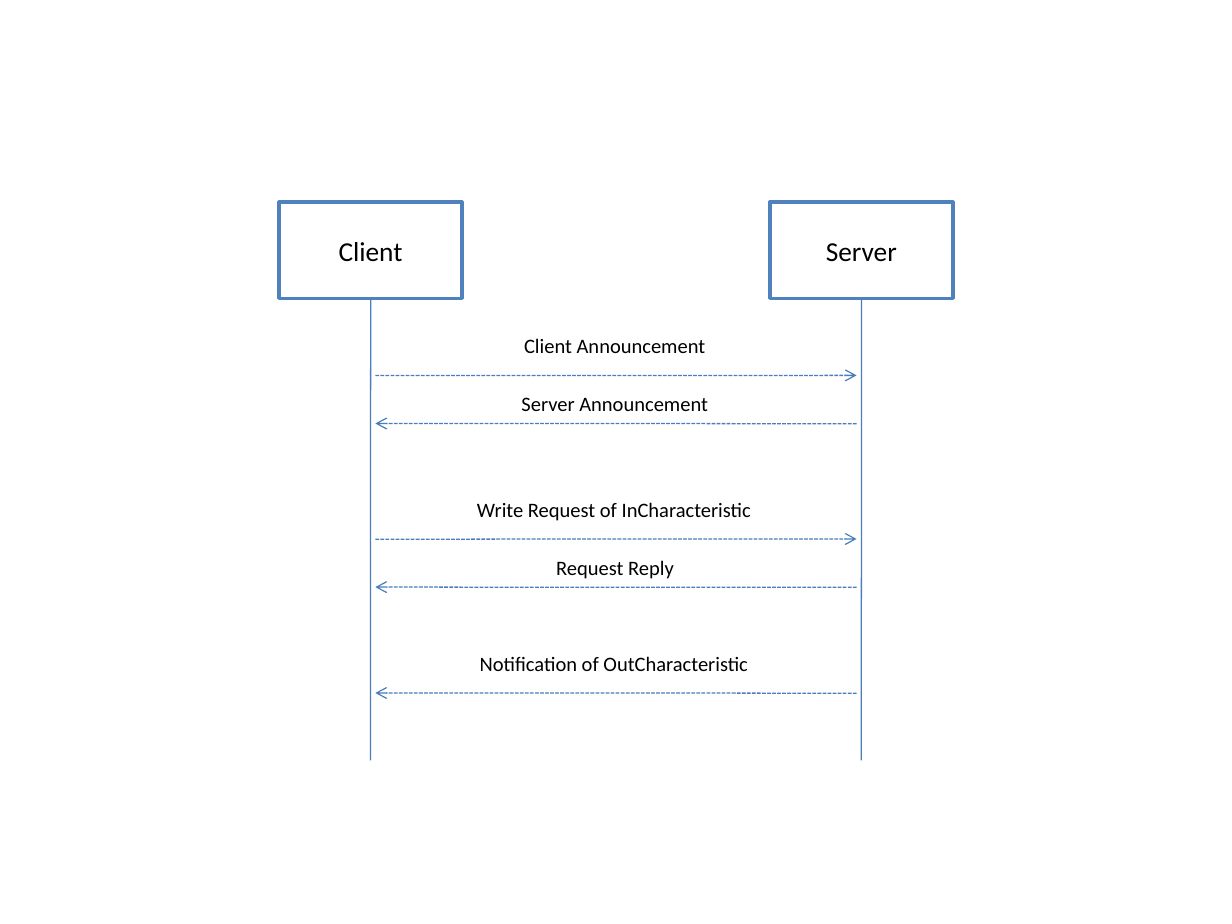
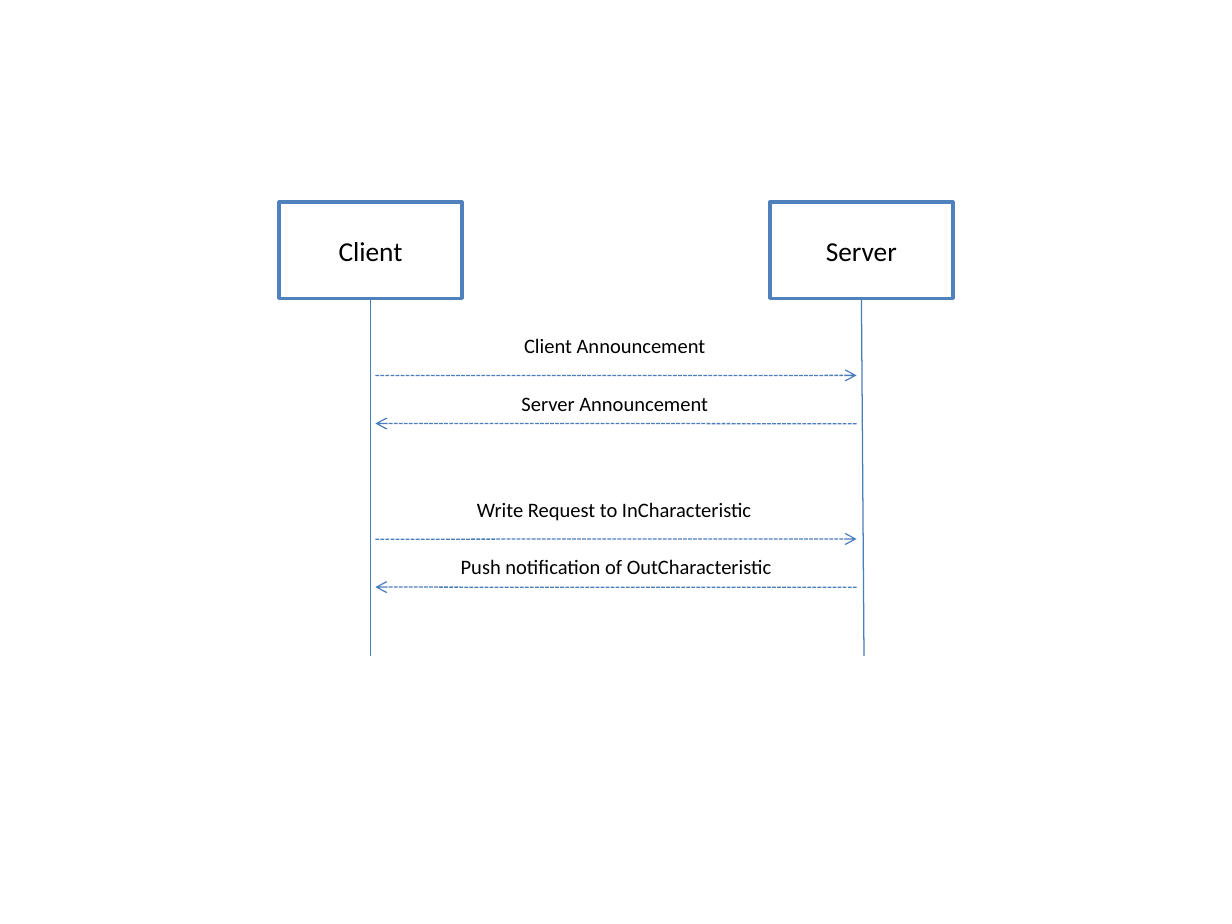
Before and after one commit to chennanoka/Thesis, a slide deck: slide 7 of ThesisImg.pptx (slide 6 before the commit). Drawn at 1232x924 pixels with LibreOffice and Linux fonts; fonts in the diff are those of the drawing. Boxes give left, top, right and bottom in pixels: in the first picture for what was removed or moved away, otherwise in the second. Text is boxed around its words. In the diff, an @@ line names an element or a change of style, - is before the commit and + after.

```diff
--- a/ThesisImg.pptx
+++ b/ThesisImg.pptx
@@ line moved from (371, 298) - (371, 760) to (371, 298) - (371, 655) @@
@@ line moved from (861, 298) - (861, 760) to (861, 298) - (864, 655) @@
@@ text at (x1=477, y1=502, x2=751, y2=521): text changed @@
-Write Request of InCharacteristic
+Write Request to InCharacteristic
@@ text at (x1=461, y1=559, x2=771, y2=574): text changed @@
-Notification of OutCharacteristic
+Push notification of OutCharacteristic
@@ text removed at (x1=556, y1=560, x2=674, y2=579) @@
-Request Reply
@@ arrow removed from (856, 694) to (376, 694) @@
```
Also in this commit, not shown: 1 other slide changed, 1 slide added, 8 other files.
